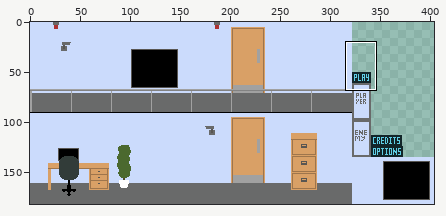
Two versions of one sprite sheet, assets/graphics/sprites.png. Above: a wide view before the commit, with the close-up outlined.
Close-up. The starting point:
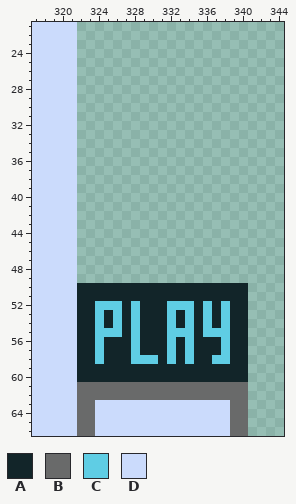
The file is 404x182 pixels. Shown: x 317..344, y 21..66. The commit also changed other parts of the picture, which this record leaves out.
Palette (. is transparent): A #122529  B #696a6a  C #5fcde4  D #cbdbfc
Pixels before, first column x 317:
21 DDDDD...................
22 DDDDD...................
23 DDDDD...................
24 DDDDD...................
25 DDDDD...................
26 DDDDD...................
27 DDDDD...................
28 DDDDD...................
29 DDDDD...................
30 DDDDD...................
31 DDDDD...................
32 DDDDD...................
33 DDDDD...................
34 DDDDD...................
35 DDDDD...................
36 DDDDD...................
37 DDDDD...................
38 DDDDD...................
39 DDDDD...................
40 DDDDD...................
41 DDDDD...................
42 DDDDD...................
43 DDDDD...................
44 DDDDD...................
45 DDDDD...................
46 DDDDD...................
47 DDDDD...................
48 DDDDD...................
49 DDDDD...................
50 DDDDDAAAAAAAAAAAAAAAAAAA
51 DDDDDAAAAAAAAAAAAAAAAAAA
52 DDDDDAACCCACAAACCCACACAA
53 DDDDDAACACACAAACACACACAA
54 DDDDDAACACACAAACACACACAA
55 DDDDDAACCCACAAACCCACCCAA
56 DDDDDAACAAACAAACACAAACAA
57 DDDDDAACAAACAAACACAAACAA
58 DDDDDAACAAACCCACACAACCAA
59 DDDDDAAAAAAAAAAAAAAAAAAA
60 DDDDDAAAAAAAAAAAAAAAAAAA
61 DDDDDBBBBBBBBBBBBBBBBBBB
62 DDDDDBBBBBBBBBBBBBBBBBBB
63 DDDDDBBDDDDDDDDDDDDDDDBB
64 DDDDDBBDDDDDDDDDDDDDDDBB
65 DDDDDBBDDDDDDDDDDDDDDDBB
66 DDDDDBBDDDDDDDDDDDDDDDBB
Once edited:
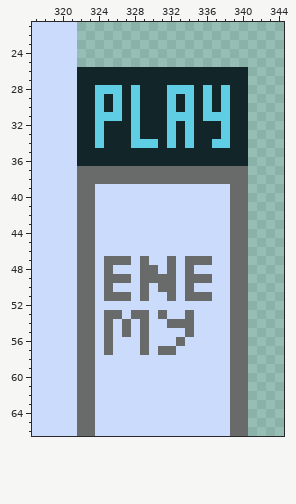
Edits made:
Changed rows in their new state; - is an unchanged pixel.
first column x 322:
26 AAAAAAAAAAAAAAAAAAA
27 AAAAAAAAAAAAAAAAAAA
28 AACCCACAAACCCACACAA
29 AACACACAAACACACACAA
30 AACACACAAACACACACAA
31 AACCCACAAACCCACCCAA
32 AACAAACAAACACAAACAA
33 AACAAACAAACACAAACAA
34 AACAAACCCACACAACCAA
35 AAAAAAAAAAAAAAAAAAA
36 AAAAAAAAAAAAAAAAAAA
37 BBBBBBBBBBBBBBBBBBB
38 BBBBBBBBBBBBBBBBBBB
39 BBDDDDDDDDDDDDDDDBB
40 BBDDDDDDDDDDDDDDDBB
41 BBDDDDDDDDDDDDDDDBB
42 BBDDDDDDDDDDDDDDDBB
43 BBDDDDDDDDDDDDDDDBB
44 BBDDDDDDDDDDDDDDDBB
45 BBDDDDDDDDDDDDDDDBB
46 BBDDDDDDDDDDDDDDDBB
47 BBDBBBDBDDBDBBBDDBB
48 BBDBDDDBBDBDBDDDDBB
49 BBDBBBDBBBBDBBBDDBB
50 BBDBDDDBDBBDBDDDDBB
51 BBDBBBDBDDBDBBBDDBB
52 BBDDDDDDDDDDDDDDDBB
53 BBDBBDBBDBDDBDDDDBB
54 BBDBDBDBDDBBBDDDDBB
55 BBDBDBDBDDDDBDDDDBB
56 BBDBDDDBDDDBDDDDDBB
57 BBDBDDDBDBBDDDDDDBB
58 BBDDDDDDDDDDDDDDDBB
59 BBDDDDDDDDDDDDDDDBB
60 BBDDDDDDDDDDDDDDDBB
61 --DDDDDDDDDDDDDDD--
62 --DDDDDDDDDDDDDDD--
Where, in picture pixels (left, top, right, bottom), the same in both close-ups:
changed: (77, 67, 248, 400)
